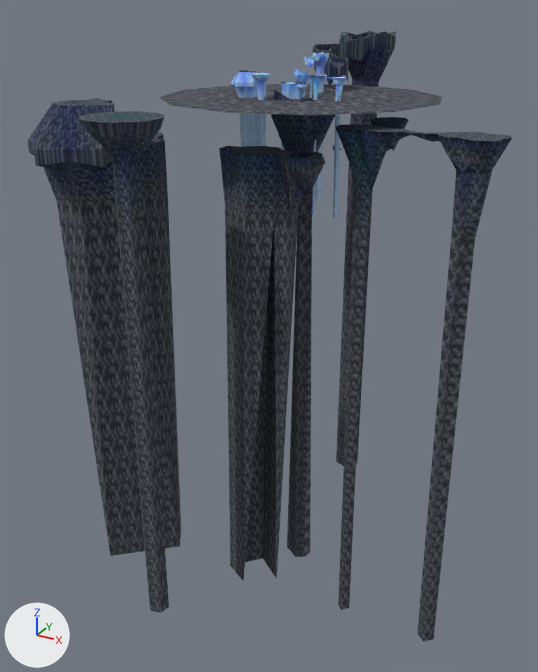
The glTF model site/public/sm64ds/models/ex_w_map_all.glb as it was, and as the next commit left it.
The view is the same before and after, from a 50 mm lens placed at (18.4, -36.9, 2.5), pointed at (-1.7, -0.4, -15.7). Lighting does not change. The marker at lower left points along +X, +Y and +Z. The first picture is the older version. Vertices at exactly the same position are counted once.

Objects in the first picture: 'ex_w_map_all'.
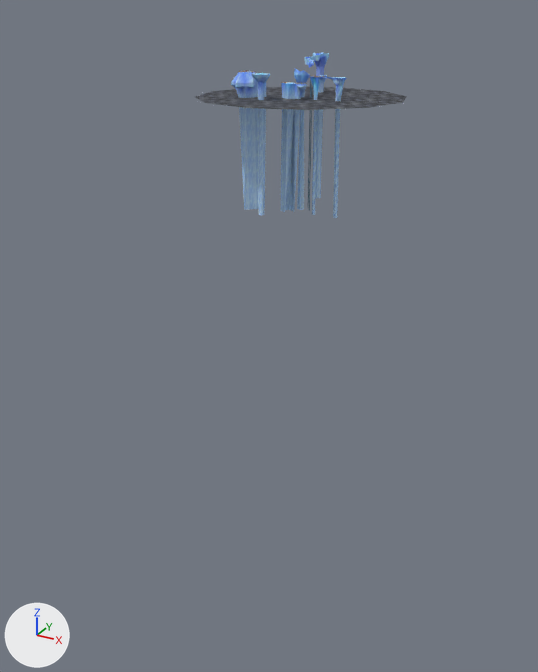
The change, as a list of edits to the scene's bpy script:
```text
Add img_fence:
    img_fence = load_image('fence', '_unpacked/fence', 16, 16, 'sRGB')
Add img_nagare_kiwa:
    img_nagare_kiwa = load_image('nagare_kiwa', '_unpacked/nagare_kiwa', 64, 64, 'sRGB')
Add img_ishi:
    img_ishi = load_image('ishi', '_unpacked/ishi', 32, 32, 'sRGB')
Add img_water:
    img_water = load_image('water', '_unpacked/water', 32, 32, 'sRGB')
Add img_saku:
    img_saku = load_image('saku', '_unpacked/saku', 8, 32, 'sRGB')
Add mat_mat_ori:
    mat_mat_ori = bpy.data.materials.new('mat_ori')
    # uses the picture img_fence
Add mat_mat_nagare_kiwa:
    mat_mat_nagare_kiwa = bpy.data.materials.new('mat_nagare_kiwa')
    # uses the picture img_nagare_kiwa
Add mat_mat_rock:
    mat_mat_rock = bpy.data.materials.new('mat_rock')
    # uses the picture img_ishi
Add mat_mat_water:
    mat_mat_water = bpy.data.materials.new('mat_water')
    # uses the picture img_water
Add mat_mat_saku:
    mat_mat_saku = bpy.data.materials.new('mat_saku')
    # uses the picture img_saku
Change me_ex_w_map_all:
    used by ob_ex_w_map_all; location = (0.0, 0.0, 0.0)
    remove me_ex_w_map_all.from_pydata(...)  # 1379 vertices, 2350 faces; spans x -12.8..11.8, y -11.2..12.6, z -30.8..1.2
    add me_ex_w_map_all.from_pydata(...)  # 800 vertices, 1294 faces; spans x -7.5..7.5, y -7.5..7.5, z -7.7..0.3
    me_ex_w_map_all part 1: 8 loose pieces with 579 vertices, spanning x -12.8..11.8, y -11.2..12.6, z -30.8..1.2, are deleted
    me_ex_w_map_all part 2: 88 faces spanning x 0.6..1.1, y -0.2..0.0, z -7.7..-0.7 switch from mat_mat_ice to mat_mat_rock
    me_ex_w_map_all part 3: 24 faces spanning x -7.5..7.5, y -7.5..7.5, z -1.8 switch from mat_mat_nagare to mat_mat_nagare_kiwa
    me_ex_w_map_all part 4: 84 faces spanning x -2.8..1.9, y -1.8..-0.3, z -1.1..-0.4 switch from mat_mat_nagare to mat_mat_saku
    other edits to the shape of me_ex_w_map_all do not show in these pictures
    add me_ex_w_map_all.materials.append(mat_mat_ori)
    add me_ex_w_map_all.materials.append(mat_mat_water)
```

What differs and where, as boxes (x1, y1, x2, y2) in the pictures (538 x 672 px):
'ex_w_map_all', reshaped
    before: (27, 31, 512, 641)
    after: (195, 52, 407, 218)
part 1 of me_ex_w_map_all, deleted
    before: (27, 31, 512, 641)
part 2 of me_ex_w_map_all, recoloured
    before: (310, 75, 312, 98)
    after: (308, 75, 317, 210)
part 3 of me_ex_w_map_all, recoloured
    before: (159, 84, 442, 115)
part 4 of me_ex_w_map_all, recoloured
    before: (239, 70, 325, 84)
    after: (239, 70, 324, 84)
